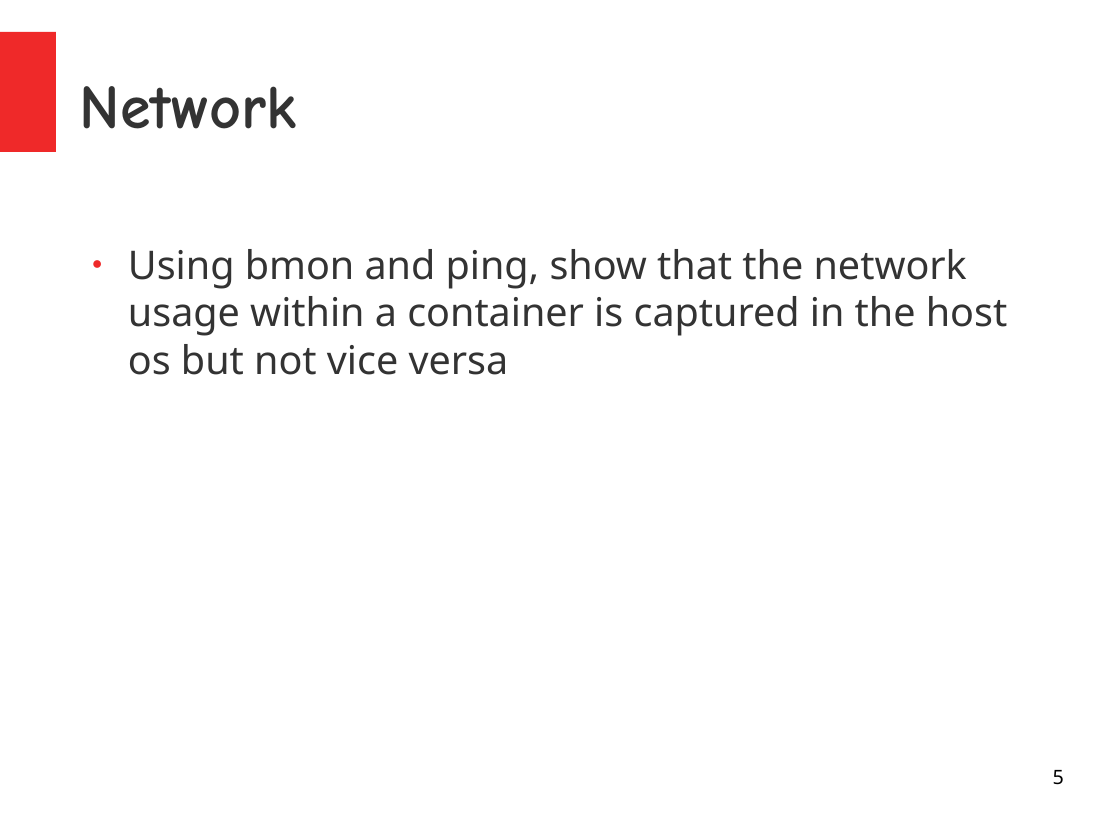
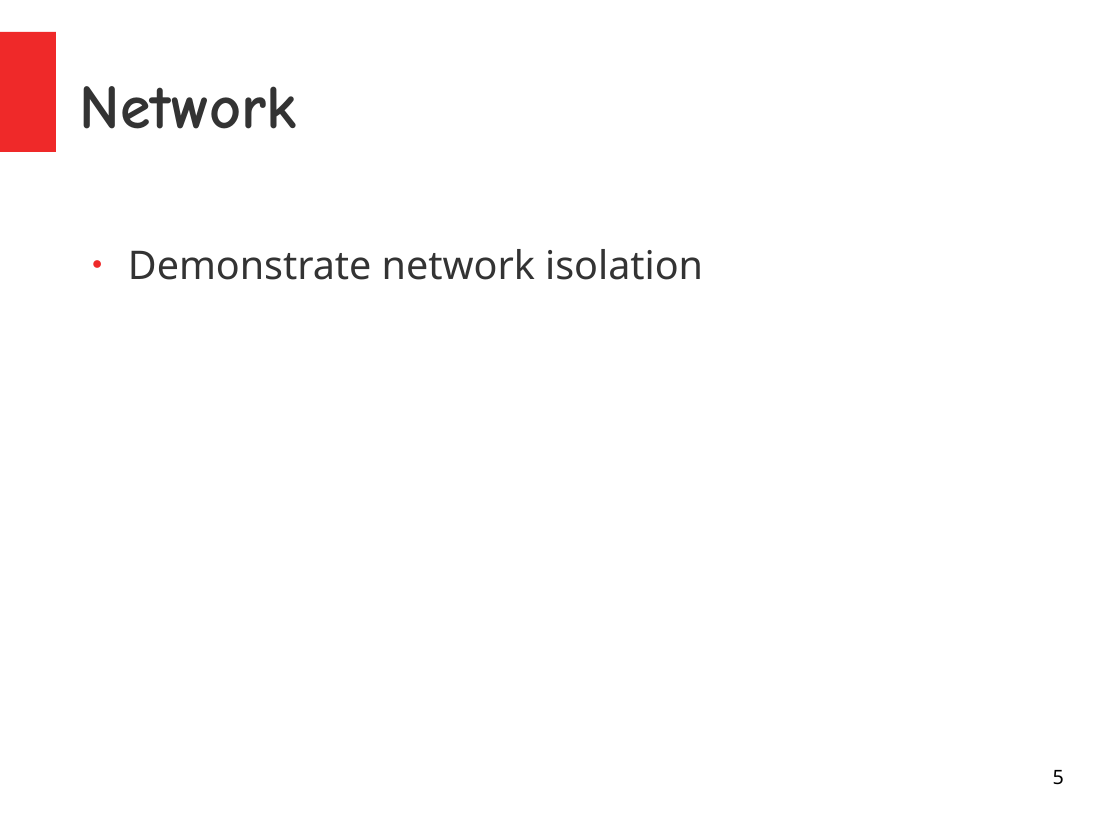
Before and after one commit to kislaykishore/microservices, a slide deck: slide 5 of Containers.odp. Drawn at 1120x840 pixels with LibreOffice and Linux fonts; fonts in the diff are those of the drawing. Boxes give left, top, right and bottom in pixels: in the first picture for what was removed or moved away, otherwise in the second. Text is boxed around its words. In the diff, an @@ line names an element or a change of style, - is before the commit and + after.

```diff
--- a/Containers.odp
+++ b/Containers.odp
@@ text at (x1=128, y1=249, x2=703, y2=280): text changed @@
-● Using bmon and ping, show that the network usage within a container is captured in the host os but not vice versa
+● Demonstrate network isolation
```
Also in this commit, not shown: 5 other slides changed, 5 slides added, 1 slide removed.
